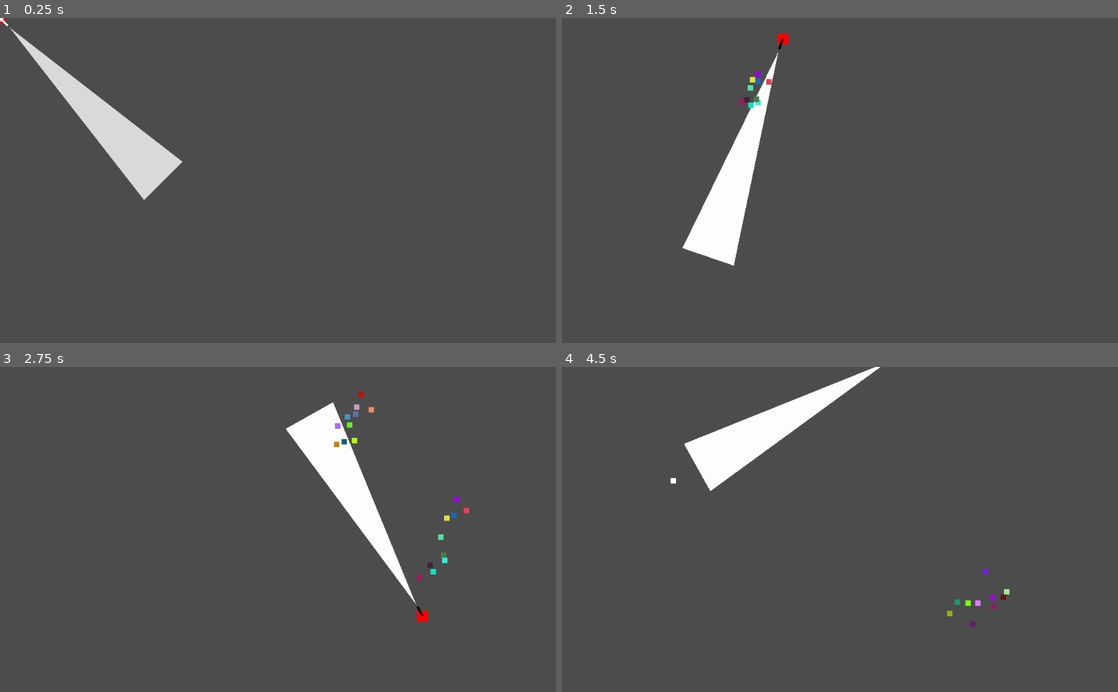
Above: before the commit, frames 1-4 (two rows, left to right).
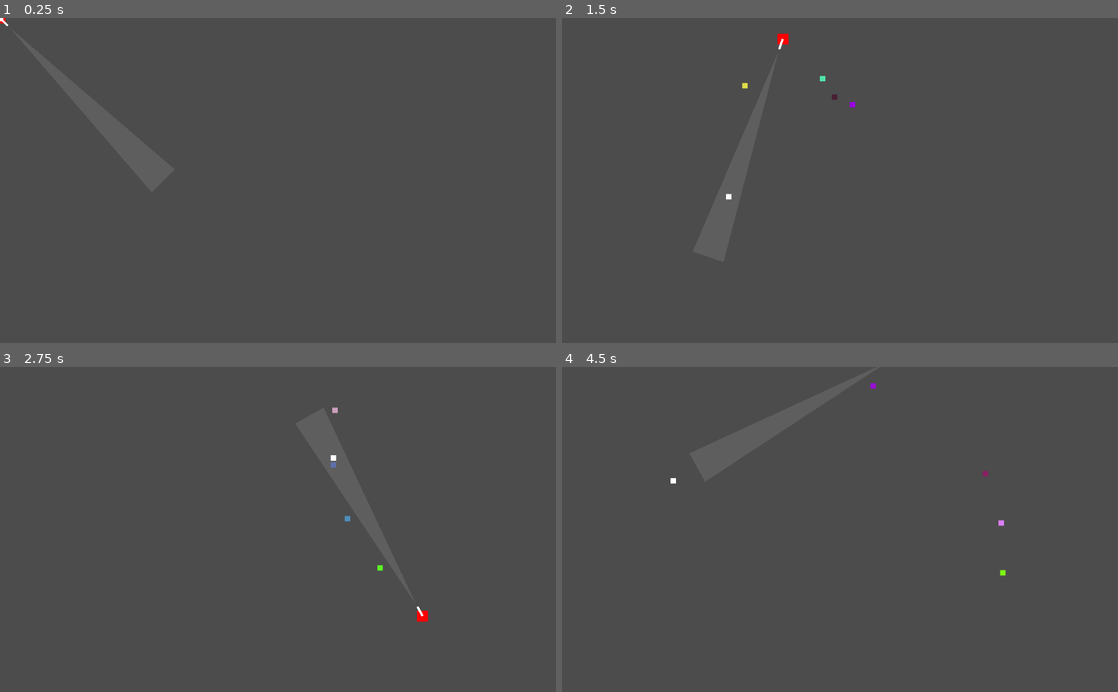
Above: after the commit, the same moments.

Repository: kevinruscoe/godot-top-down-shooter
Game: Godot game, scene res://Scenes/Level.tscn
The game is run twice, just before and just after one commit, with the same random seed, the same clock (stepped at 60 frames per second) and the same inputs.
Inputs (mouse positions are in pixels of both pictures, inside the frame that each line leads up to):
- Up to frame 1 (0.25 s): no input
- Up to frame 2 (1.5 s): move the mouse to (962, 164) at 0.52 s; press the mouse at (962, 164) at 0.53 s; hold Right (ui_right) 0.53-1.28 s; move the mouse to (728, 196) at 1.27 s; release the mouse at (728, 196) at 1.28 s; hold Down (ui_down) from 1.28 s (still down); click (728, 196) at 1.35 s
- Up to frame 3 (2.75 s): move the mouse to (333, 458) at 2.02 s; release Down (ui_down) at 2.03 s; press the mouse at (333, 458) at 2.03 s; hold Right (ui_right) from 2.03 s (still down)
- Up to frame 4 (4.5 s): move the mouse to (812, 594) at 2.77 s; release Right (ui_right) at 2.78 s; release the mouse at (812, 594) at 2.78 s; hold Up (ui_up) 2.78-3.53 s; click (812, 594) at 2.85 s; move the mouse to (1006, 578) at 3.52 s; press the mouse at (1006, 578) at 3.53 s; hold Left (ui_left) from 3.53 s (still down); move the mouse to (673, 480) at 4.27 s; release the mouse at (673, 480) at 4.28 s; click (673, 480) at 4.35 s

The runs differ from the first frame. In frame 1, 3.3% of the frame differs, in the area x 1-33%, y 2-56%; in frame 2, 3.5%; in frame 3, 3.7%, in the area x 51-85%, y 7-77%; in frame 4, 3.6%.

Commit message:
things

Diff:
--- a/Bullet.gd
+++ b/Bullet.gd
@@ -1,23 +1,42 @@
 extends Node2D
 
-var velocity: Vector2 = Vector2.ZERO
-var speed: float = 400.0
-var lifespan: float = 5.0
+var velocity: Vector2 = Vector2.ZERO setget set_velocity, get_velocity
+var speed: float = 500.0 setget set_speed, get_speed
+var max_distance: float = 400.0 setget set_max_distance, get_max_distance
+var initial_position: Vector2 = Vector2.ZERO
+
 var color: Color
+var fired: bool = false
 
 func _ready():
 	self.color = Color(rand_range(0, 1), rand_range(0, 1), rand_range(0, 1), 1)
 	set_modulate(color)
 
 func _physics_process(delta):
-	if self.velocity.length() > 0:
-		self.set_position(get_position() + (velocity * delta * speed))
+	if self.fired:
+		self.set_position(get_position() + (get_velocity() * delta * get_speed()))
 
-		self.lifespan -= delta
-
-		if self.lifespan <= 0:
+		if initial_position.distance_to(get_position()) > self.get_max_distance():
 			queue_free()
 
-func fire(from: Vector2, direction: Vector2):
-	self.set_position(from)
-	self.velocity = direction
+func fire():
+	self.initial_position = self.get_position()
+	self.fired = true
+
+func get_max_distance():
+	return max_distance
+
+func set_max_distance(value):
+	max_distance = value
+
+func get_velocity():
+	return velocity
+
+func set_velocity(value):
+	velocity = value
+
+func get_speed():
+	return speed
+
+func set_speed(value):
+	speed = value
--- a/Cursor.gd
+++ b/Cursor.gd
@@ -1,18 +1,4 @@
 extends Node2D
 
-
-# Declare member variables here. Examples:
-# var a = 2
-# var b = "text"
-
-
-# Called when the node enters the scene tree for the first time.
-func _ready():
-	#Input.set_mouse_mode(Input.MOUSE_MODE_HIDDEN)
-
-	pass # Replace with function body.
-
-
-# Called every frame. 'delta' is the elapsed time since the previous frame.
 func _process(delta):
 	self.position = get_viewport().get_mouse_position()
--- a/Gun.gd
+++ b/Gun.gd
@@ -2,82 +2,89 @@
 
 var BULLET_SCENE = preload("res://Scenes/Bullet.tscn")
 
-var accuracy: float = 0.1
-var spread: Vector2 = Vector2(400, 50)
+var accuracy: float = 1.0 #todo getset
+var spread: Vector2 = Vector2(400, 20) #todo getset
 
-var reload_time: float = 1.0
-var reload_timer: float = 0.0
-var is_reloading: bool = false
+var reload_duration: float = 1.0 #todo getset
+var reload_timer: Timer
 
-var ammo: int = 10
-var clip_size: int = ammo
+var ammo: int = 50 #todo getset
+var clip_size: int = ammo #todo getset
 
-var shoot_mode: int = shoot_modes.SEMIAUTO
-enum shoot_modes {ONE_SHOT, SEMIAUTO}
+var number_of_projectiles_per_shot: int = 1 #todo getset
+var bullet_max_distance: float = 500.0 #todo getset
+var bullet_speed: int = 800 #todo getset
+var bullets_per_second: float = 10.0 #todo getset
+var bullet_timer: Timer
 
-var draw_debug_cone: bool = true
-var debug_cone: PoolVector2Array
+var debug: bool = true
+var debug_cone: Polygon2D
 
-func calculated_debug_cone():
+func _ready():
+	self.reload_timer = Timer.new()
+	self.reload_timer.set_one_shot(true)
+	self.reload_timer.set_wait_time(reload_duration)
+	self.add_child(self.reload_timer)
 
-	self.debug_cone.append($Muzzle.position)
-
-	var _min:Vector2 = $Muzzle.position
-	_min.x += spread.x
-	_min.y += spread.y
-	self.debug_cone.append(_min)
-
-	var _max:Vector2 = $Muzzle.position
-	_max.x += spread.x
-	_max.y -= spread.y
-	self.debug_cone.append(_max)
-
-	self.debug_cone.append($Muzzle.position)
-
-	return self.debug_cone
+	self.bullet_timer = Timer.new()
+	self.bullet_timer.set_one_shot(true)
+	self.bullet_timer.set_wait_time(bullets_per_second)
+	self.add_child(self.bullet_timer)
 
 func _process(delta):
-	if self.draw_debug_cone:
-		$Polygon2D.set_polygon(self.calculated_debug_cone())
-		$Polygon2D.set_color(Color(1, 1, 1, .1))
+	self.draw_debugs()
+	self.track_reload_lock()
 
-	if shoot_mode == shoot_modes.ONE_SHOT:
-		if Input.is_action_just_pressed("ui_shoot"):
-			self.shoot()
-
-	if shoot_mode == shoot_modes.SEMIAUTO:
-		if Input.is_action_pressed("ui_shoot"):
-			self.shoot()
-
-	self.track_reload_lock(delta)
+	if Input.is_action_pressed("ui_shoot"):
+		self.shoot()
 
 	look_at(get_global_mouse_position())
 
-func track_reload_lock(delta):
-	if self.is_reloading:
-		if self.reload_timer <= 0:
-			self.reload_timer = 0.0
-			self.ammo = self.clip_size
-			self.is_reloading = false
-			$ColorRect.color = Color(1, 1, 1, 1)
-		self.reload_timer -= delta
+func draw_debugs():
+	if not self.debug_cone:
+		self.debug_cone = Polygon2D.new()
+		self.debug_cone.set_color(Color(1, 1, 1, .1))
+		self.add_child(self.debug_cone)
 
-func reload():
-	self.is_reloading = true
-	$ColorRect.color = Color(0, 0, 0, 1)
-	self.reload_timer = self.reload_time
+	if self.debug_cone:
+		var cone: PoolVector2Array = PoolVector2Array();
+		cone.append(self.get_node("Muzzle").position)
 
-func reduce_ammo(amount):
-	self.ammo -= amount
-	if self.ammo <= 0:
-		self.reload()
+		var upper_point:Vector2 = self.get_node("Muzzle").position
+		upper_point.x += spread.x
+		upper_point.y += spread.y
+		cone.append(upper_point)
+
+		var lower_point:Vector2 = self.get_node("Muzzle").position
+		lower_point.x += spread.x
+		lower_point.y -= spread.y
+		cone.append(lower_point)
+
+		cone.append(self.get_node("Muzzle").position)
+
+		self.debug_cone.set_polygon(cone)
+
+func track_reload_lock():
+	if self.reload_timer.is_stopped() and self.ammo == 0:
+		self.ammo = self.clip_size
 
 func shoot():
-	if not self.is_reloading:
+	# if were reloading or throttled by bullet count, bail
+	if not self.reload_timer.is_stopped() or not self.bullet_timer.is_stopped():
+		return
 
-		self.reduce_ammo(1)
+	# reload, start reload timer
+	self.ammo -= 1
+	if self.ammo <= 0:
+		self.reload_timer.start(reload_duration)
 
-		var fire_from: Vector2 = $Muzzle.global_position
+	# throttle bullet count
+	self.bullet_timer.start(100 / bullets_per_second / 100)
+
+	# handle bullet spawn, and target
+	var fire_from: Vector2 = self.get_node("Muzzle").global_position
+
+	for projectile in number_of_projectiles_per_shot:
 		var fire_to: Vector2 = get_global_mouse_position()
 
 		# spread and accuracy effects where a bullet could hit
@@ -94,11 +101,21 @@
 		# accuracy dependant
 		var spread_negator = self.spread.y - self.spread.y * self.accuracy
 
-		bullet_velocity.x = rand_range(bullet_velocity.x - spread_negator, bullet_velocity.x + spread_negator)
-		bullet_velocity.y = rand_range(bullet_velocity.y - spread_negator, bullet_velocity.y + spread_negator)
+		bullet_velocity.x = rand_range(
+			bullet_velocity.x - spread_negator,
+			bullet_velocity.x + spread_negator
+		)
+		bullet_velocity.y = rand_range(
+			bullet_velocity.y - spread_negator,
+			bullet_velocity.y + spread_negator
+		)
 
 		bullet_velocity = bullet_velocity.normalized()
 
 		var bullet = BULLET_SCENE.instance()
 		self.get_node("/root").add_child(bullet)
-		bullet.fire(fire_from, bullet_velocity)
+		bullet.set_speed(self.bullet_speed)
+		bullet.set_velocity(bullet_velocity)
+		bullet.set_position(fire_from)
+		bullet.set_max_distance(self.bullet_max_distance)
+		bullet.fire()
--- a/Player.gd
+++ b/Player.gd
@@ -1,9 +1,39 @@
 extends KinematicBody2D
 
-var MAX_SPEED = 500
-var ACCELERATION = 2000
+var speed: int = 500
+var acceleration: int = 2000
+var velocity: Vector2 = Vector2.ZERO
 
-var velocity = Vector2.ZERO
+
+func _ready():
+	# semi
+	$Gun.spread = Vector2(400, 30)
+	$Gun.bullet_max_distance = $Gun.spread.x
+	$Gun.accuracy = 0.6
+	$Gun.bullets_per_second = 10
+	$Gun.clip_size = 60
+	$Gun.ammo = $Gun.clip_size
+	$Gun.reload_duration = 4.0
+
+	# pistol
+	# $Gun.spread = Vector2(600, 20)
+	# $Gun.accuracy = 0.9
+	# $Gun.bullets_per_second = 1
+	# $Gun.clip_size = 8
+	# $Gun.ammo = $Gun.clip_size
+	# $Gun.reload_duration = 2.0
+
+	# shotgun
+	# $Gun.spread = Vector2(100, 30)
+	# $Gun.accuracy = 0
+	# $Gun.bullets_per_second = 1
+	# $Gun.number_of_projectiles_per_shot = 6
+	# $Gun.clip_size = 2
+	# $Gun.ammo = $Gun.clip_size
+	# $Gun.reload_duration = 5.0
+
+func _physics_process(delta):
+	self.handle_movement(delta)
 
 func get_input_axis():
 	return Vector2(
@@ -11,26 +41,23 @@
 		Input.get_action_strength("ui_down") - Input.get_action_strength("ui_up")
 	).normalized()
 
-func apply_decceleration(amount):
-	if velocity.length() > amount:
-		velocity -= velocity.normalized() * amount
+func apply_deceleration(amount):
+	if self.velocity.length() > amount:
+		self.velocity -= self.velocity.normalized() * amount
 	else:
-		velocity = Vector2.ZERO
+		self.velocity = Vector2.ZERO
 
-func apply_acceleration(acceleration):
-	velocity += acceleration
+func apply_acceleration(amount):
+	self.velocity += amount
 
 func handle_movement(delta):
-	var axis = get_input_axis()
+	var axis = self.get_input_axis()
 
 	if axis == Vector2.ZERO:
-		apply_decceleration(ACCELERATION * delta)
+		apply_deceleration(acceleration * delta)
 	else:
-		apply_acceleration(axis * ACCELERATION * delta)
+		apply_acceleration(axis * acceleration * delta)
 
-	velocity = velocity.clamped(MAX_SPEED)
+	velocity = velocity.clamped(speed)
 
-	move_and_slide(velocity)
-
-func _physics_process(delta):
-	handle_movement(delta)
+	move_and_slide(self.velocity)
--- a/Scenes/Level.tscn
+++ b/Scenes/Level.tscn
@@ -52,6 +52,3 @@
 __meta__ = {
 "_edit_use_anchors_": false
 }
-
-[node name="Line2D" type="Line2D" parent="."]
-width = 1.0
